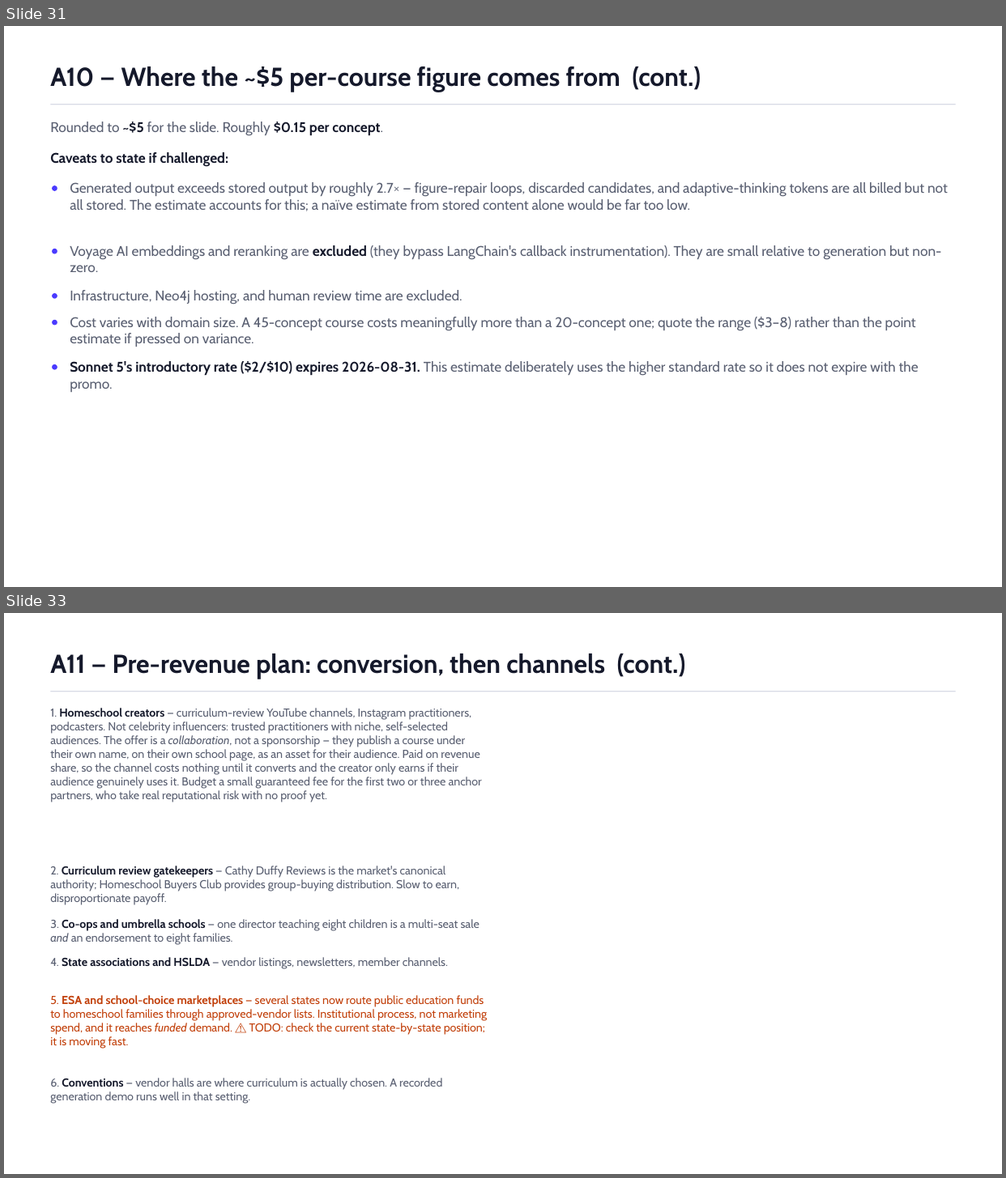
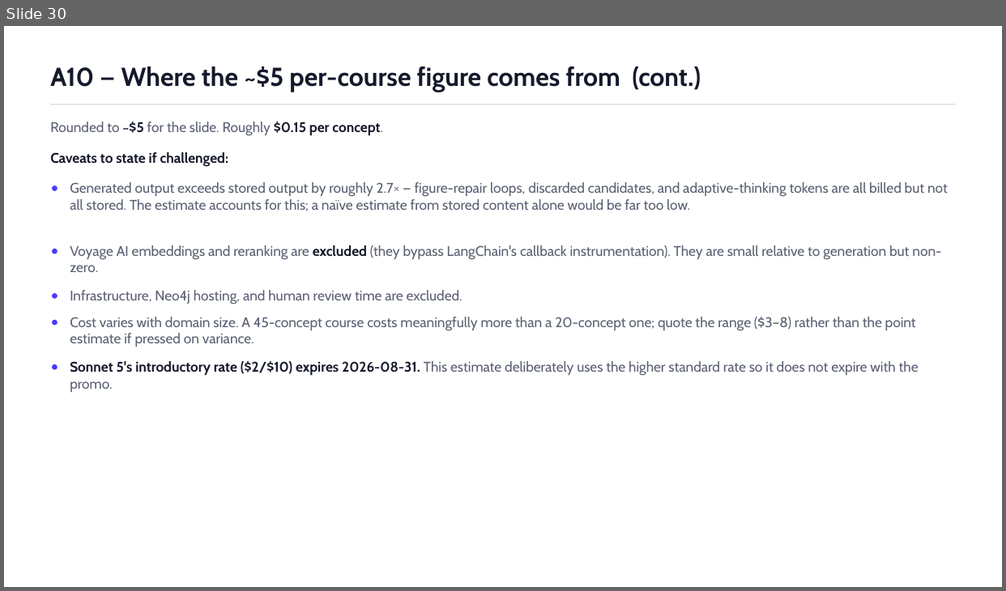
Before and after one commit to ChuckIrvine/qlaudia, a slide deck: pitch_deck/qlaudia_pitch_deck.pptx. Shown one above the other, each under a label of ours: slides 31 and 33 before the commit, slide 30 after it; the slides between them are not shown. The pictures are 1006x1178 and 1006x591 pixels, drawn with LibreOffice and Linux fonts; fonts in the diff are those of the drawing. Boxes give left, top, right and bottom in pixels: in the first picture for what was removed or moved away, otherwise in the second. Text is boxed around its words. In the diff, an @@ line names an element or a change of style, - is before the commit and + after.

```diff
--- a/pitch_deck/qlaudia_pitch_deck.pptx
+++ b/pitch_deck/qlaudia_pitch_deck.pptx
@@ slide 33 removed at bbox=[4, 613, 1002, 1174], background #FFFFFF @@
@@ text removed at bbox=[50, 653, 686, 679] @@
-A11 — Pre-revenue plan: conversion, then channels (cont.)
@@ rectangle removed at bbox=[50, 691, 956, 692] @@
@@ text removed at bbox=[50, 708, 482, 803] @@
-1. Homeschool creators — curriculum-review YouTube channels, Instagram practitioners, podcasters. Not celebrity influencers: trusted practitioners with niche, self-selected audiences. The offer is a collaboration, not a sponsorship — they publish a course under their own name, on their own school page, as an asset for their audience. Paid on revenue share, so the channel costs nothing until it converts and the creator only earns if their audience genuinely uses it. Budget a small guaranteed fee for the first two or three anchor partners, who take real reputational risk with no proof yet.
@@ text removed at bbox=[50, 866, 460, 905] @@
-2. Curriculum review gatekeepers — Cathy Duffy Reviews is the market's canonical authority; Homeschool Buyers Club provides group-buying distribution. Slow to earn, disproportionate payoff.
@@ text removed at bbox=[50, 919, 479, 944] @@
-3. Co-ops and umbrella schools — one director teaching eight children is a multi-seat sale and an endorsement to eight families.
@@ text removed at bbox=[50, 957, 448, 969] @@
-4. State associations and HSLDA — vendor listings, newsletters, member channels.
@@ text removed at bbox=[50, 995, 487, 1049] @@
-5. ESA and school-choice marketplaces — several states now route public education funds to homeschool families through approved-vendor lists. Institutional process, not marketing spend, and it reaches funded demand. ⚠️ TODO: check the current state-by-state position; it is moving fast.
@@ text removed at bbox=[50, 1078, 442, 1104] @@
-6. Conventions — vendor halls are where curriculum is actually chosen. A recorded generation demo runs well in that setting.
@@ what was slide 31 is now slide 30 @@
```
Also in this commit, not shown: 9 slides changed, 5 slides added, 5 other slides removed, 2 other files.
